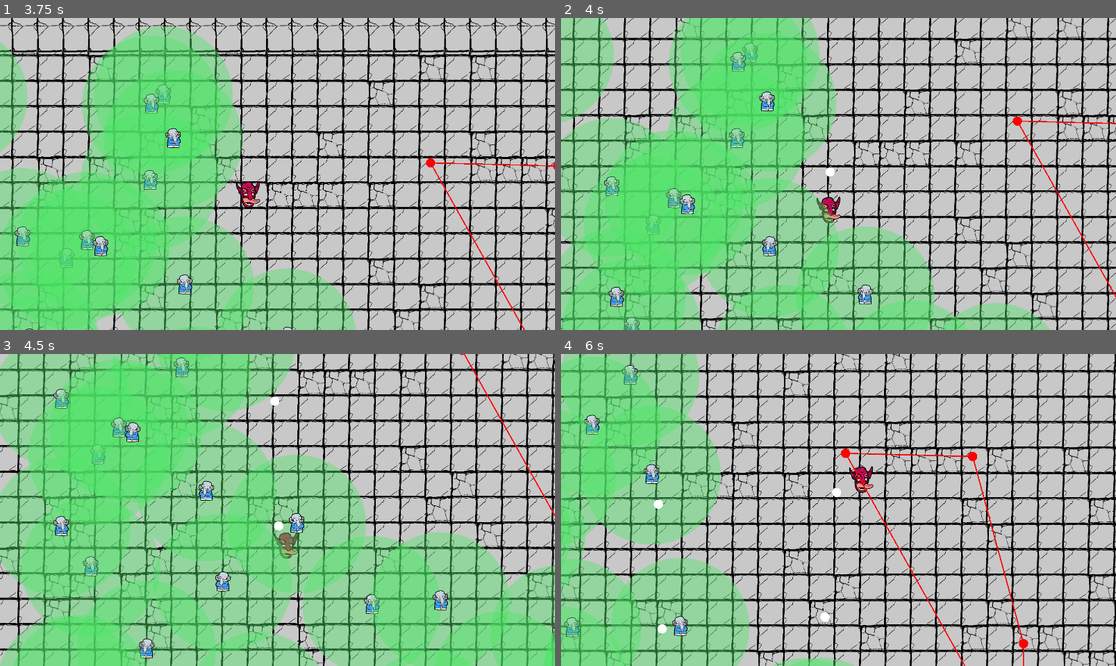
Above: before the commit, frames 1-4 (two rows, left to right).
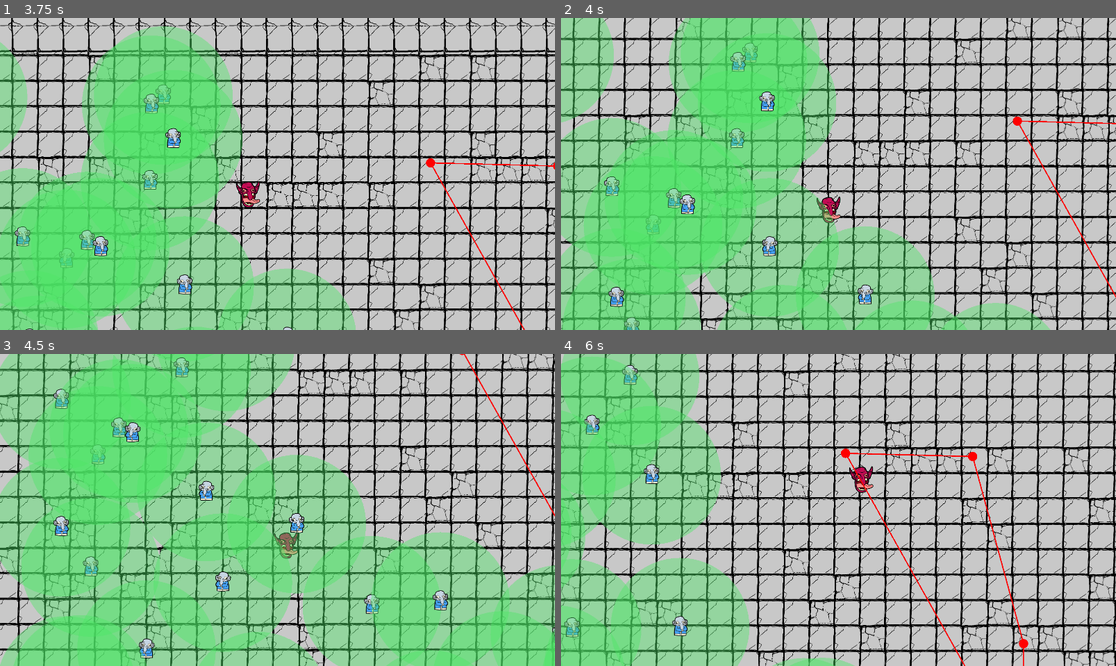
Above: after the commit, the same moments.

Repository: dadolyner/mini-jam-212-control
Game: Godot game, scene res://src/main.tscn
Two runs of this game, one before a commit and one after it. Both use one fixed random seed, a clock stepped at 60 frames per second and the inputs below.
Inputs:
- Up to frame 1 (3.75 s): hold W (up) 0.53-2.03 s; tap E (corrupt) at 0.6, 1.55, 2.1, 3.05, 3.6 s; tap Space (summon) at 0.8, 1.35, 2.3, 2.85 s; hold A (left) 2.03-3.53 s; hold S (down) from 3.53 s (still down)
- Up to frame 2 (4 s): keep holding S (down); tap Space (summon) at 3.8 s
- Up to frame 3 (4.5 s): release S (down) at 4.28 s; hold D (right) from 4.28 s (still down); tap Space (summon) at 4.35 s
- Up to frame 4 (6 s): tap E (corrupt) at 4.55, 5.1 s; release D (right) at 5.03 s; hold W (up) 5.03-5.78 s; tap Space (summon) at 5.3, 5.85 s; hold D (right) from 5.78 s (still down)

Frame 1 is identical in both runs. In frame 2, less than 0.1% of the frame differs, in the area x 47-50%, y 47-51%; in frame 3, less than 0.1%; in frame 4, 0.2%, in the area x 16-51%, y 42-90%.

Commit message:
end corruption

Diff:
--- a/src/ancient_demon/demon.gd
+++ b/src/ancient_demon/demon.gd
@@ -18,22 +18,30 @@
 var lines: Array[Line2D] = []
 var corruption_polygon: PackedVector2Array
 var corruption_drain_rate: float = 10.0
+var corruption_timer: float = 0.0
+@export var corruption_duration: float = 5.0
 
 func _physics_process(delta: float) -> void:
 	move(delta)
 
-	if Input.is_action_just_pressed("summon"):
-		spawn_minion()
+	if not corrupting:
+		if Input.is_action_just_pressed("summon"):
+			spawn_minion()
 
-	if Input.is_action_just_pressed("corrupt"):
-		if minions.size() >= 3 and not corrupting:
-			connect_minions()
+		if Input.is_action_just_pressed("corrupt") and minions.size() >= 3:
+			start_corruption()
 
-	if corrupting and corruption_polygon.size() >= 3:
-		for child in get_parent().get_children():
-			var npc: Npc = child as Npc
-			if npc and npc.team == 0 and Geometry2D.is_point_in_polygon(npc.position, corruption_polygon):
-				npc.take_drain(corruption_drain_rate * delta)
+	if corrupting:
+		corruption_timer -= delta
+		if corruption_timer <= 0.0:
+			end_corruption()
+			return
+
+		if corruption_polygon.size() >= 3:
+			for child in get_parent().get_children():
+				var npc: Npc = child as Npc
+				if npc and npc.team == 0 and Geometry2D.is_point_in_polygon(npc.position, corruption_polygon):
+					npc.take_drain(corruption_drain_rate * delta)
 
 func move(delta: float) -> void:
 	var direction = Input.get_vector("left", "right", "up", "down")
@@ -61,8 +69,9 @@
 	velocity += ammount
 	velocity = velocity.limit_length(player_speed)
 
-func connect_minions() -> void:
+func start_corruption() -> void:
 	corrupting = true
+	corruption_timer = corruption_duration
 	var parent: Node2D = get_parent()
 	if not parent:
 		return
@@ -83,6 +92,20 @@
 		parent.add_child(line)
 		lines.append(line)
 
+func end_corruption() -> void:
+	corrupting = false
+	corruption_polygon = PackedVector2Array()
+
+	for line in lines:
+		if is_instance_valid(line):
+			line.queue_free()
+	lines.clear()
+
+	for m in minions:
+		if is_instance_valid(m):
+			m.queue_free()
+	minions.clear()
+
 func spawn_minion() -> void:
 	var minion: Node2D = Node2D.new()
 	minion.name = "Minion"
